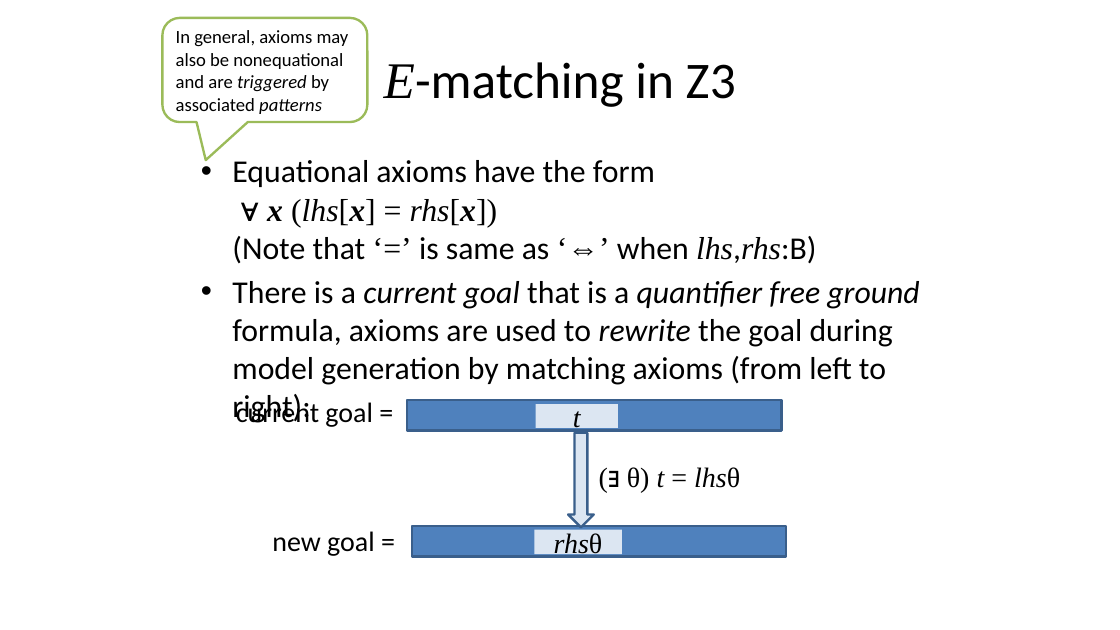
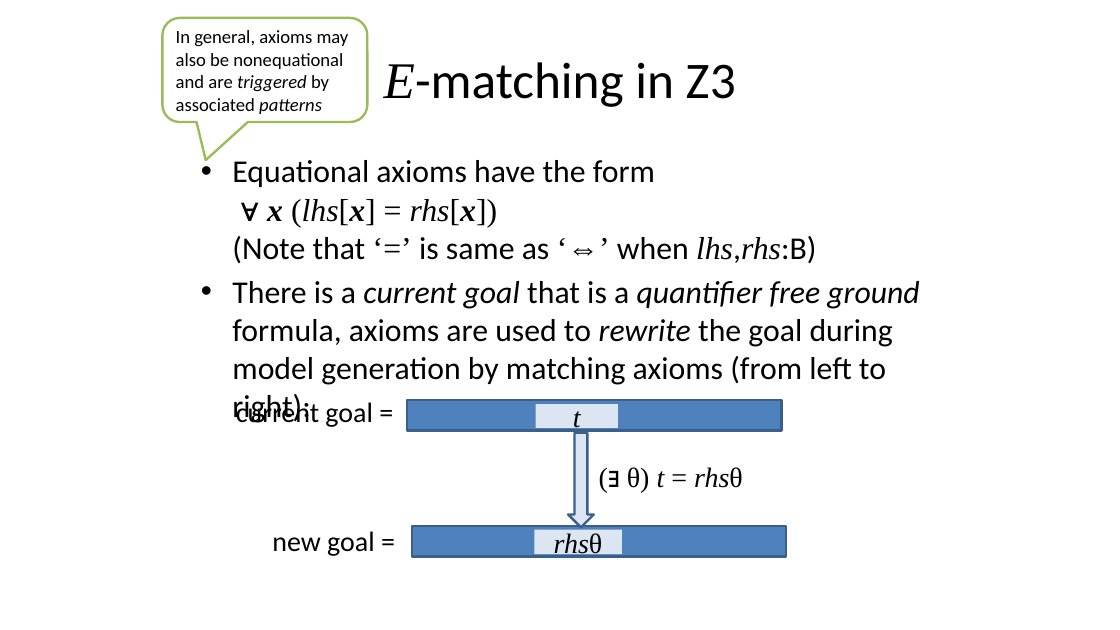
Before and after one commit to thomasjball/PyExZ3, a slide deck: slide 13 of marktoberdorf_slides/Marktoberdorf2014_4.pptx (slide 8 before the commit). Drawn at 1120x630 pixels with LibreOffice and Linux fonts; fonts in the diff are those of the drawing. Boxes give left, top, right and bottom in pixels: in the first picture for what was removed or moved away, otherwise in the second. Text is boxed around its words. In the diff, an @@ line names an element or a change of style, - is before the commit and + after.

```diff
--- a/marktoberdorf_slides/Marktoberdorf2014_4.pptx
+++ b/marktoberdorf_slides/Marktoberdorf2014_4.pptx
@@ text at (627,467,743,492): text changed @@
-(∃ θ) t = lhsθ
+(∃ θ) t = rhsθ
```
Also in this commit, not shown: 2 other slides changed, 7 slides added, 5 other files.
